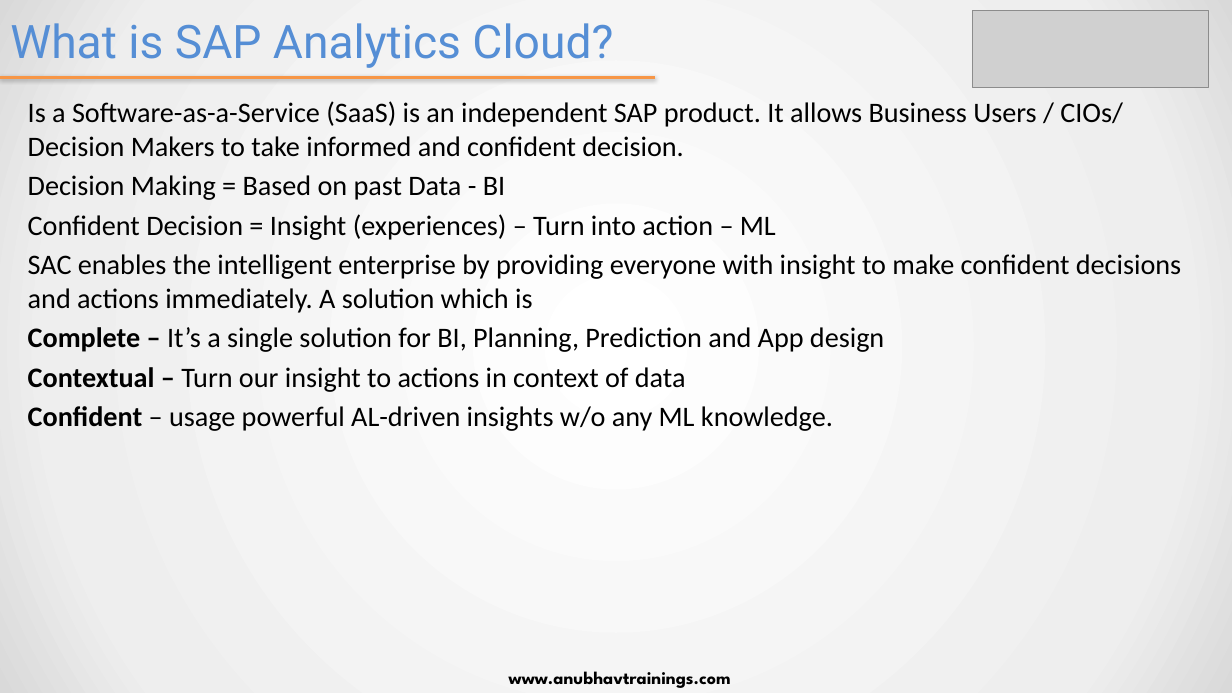
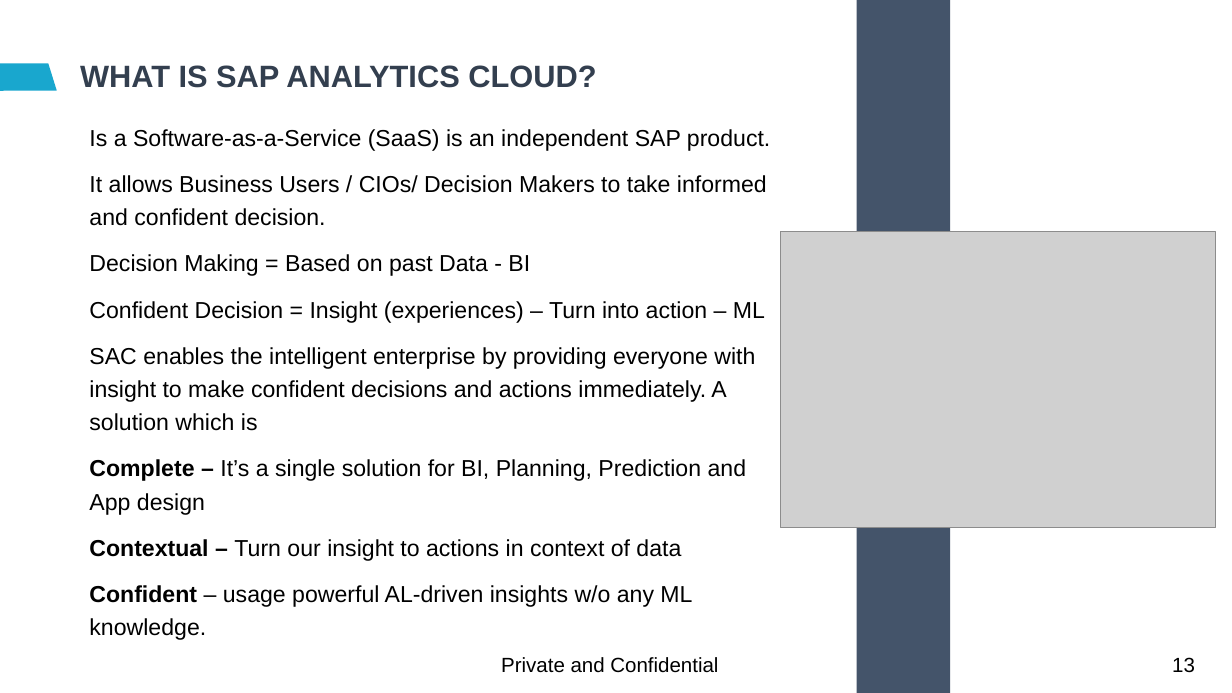
Before and after one commit to soyuztechnologies/EY_SAC_Feb2022, a slide deck: slide 13 of day 1/SAC_Training Day 1.pptx (slide 10 before the commit). Drawn at 1232x693 pixels with LibreOffice and Linux fonts; fonts in the diff are those of the drawing; grey boxes stand for pictures; background and template pictures are left out. Boxes give left, top, right and bottom in pixels: in the first picture for what was removed or moved away, otherwise in the second. Text is boxed around its words. In the diff, an @@ line names an element or a change of style, - is before the commit and + after.

```diff
--- a/day 1/SAC_Training Day 1.pptx
+++ b/day 1/SAC_Training Day 1.pptx
@@ background gradient #FFFFFF to #EEEEEE to #D9D9D9 to #FFFFFF @@
@@ rectangle added at (857,0,950,693), fill #44546A @@
@@ picture removed at (973,11,1209,88) @@
@@ page number added at (1196,30,1226,71), 10 pt, text #FFFFFF @@
+13
@@ line removed from (0, 78) to (655, 78) @@
@@ freeform shape added at (0,64,56,91), fill #19A7CE @@
@@ title at (80,65,596,88): text changed; size 36 to 24 pt; font Roboto to Arial; text colour #558ED5 to #333F50; bold on @@
-What is SAP Analytics Cloud?
+WHAT IS SAP ANALYTICS CLOUD?
@@ text "Is a Software-as-a-Service (SaaS) is ...": place and size @@
-text "Is a Software-as-a-Service (SaaS) is ..." at (28,101,1181,431)
+text "Is a Software-as-a-Service (SaaS) is ..." at (89,129,770,607)
@@ text at (89,129,770,226): text changed; size 22 to 18 pt; font Calibri to Arial @@
-Is a Software-as-a-Service (SaaS) is an independent SAP product. It allows Business Users / CIOs/ Decision Makers to take informed and confident decision.
+Is a Software-as-a-Service (SaaS) is an independent SAP product.
+It allows Business Users / CIOs/ Decision Makers to take informed and confident decision.
@@ picture added at (781,231,1216,528) @@
@@ text at (89,254,765,607): size 22 to 18 pt, font Calibri to Arial in "Decision Making = Based on past Data ...", "Confident Decision = Insight (experiences) – Turn ...", "SAC enables the intelligent enterprise by providing ...", "Complete – It’s a single solution for ..." and 2 more places; line spacing 1 to 1.2; more space between paragraphs @@
@@ text added at (501,657,718,673), 16 pt, text #000000 @@
+Private and Confidential
@@ page number added at (1172,657,1195,673), 16 pt, text #000000 @@
+13
@@ text removed at (509,671,731,688) @@
-www.anubhavtrainings.com
```
Also in this commit, not shown: 21 other slides changed, 11 slides added, 5 slides removed.
